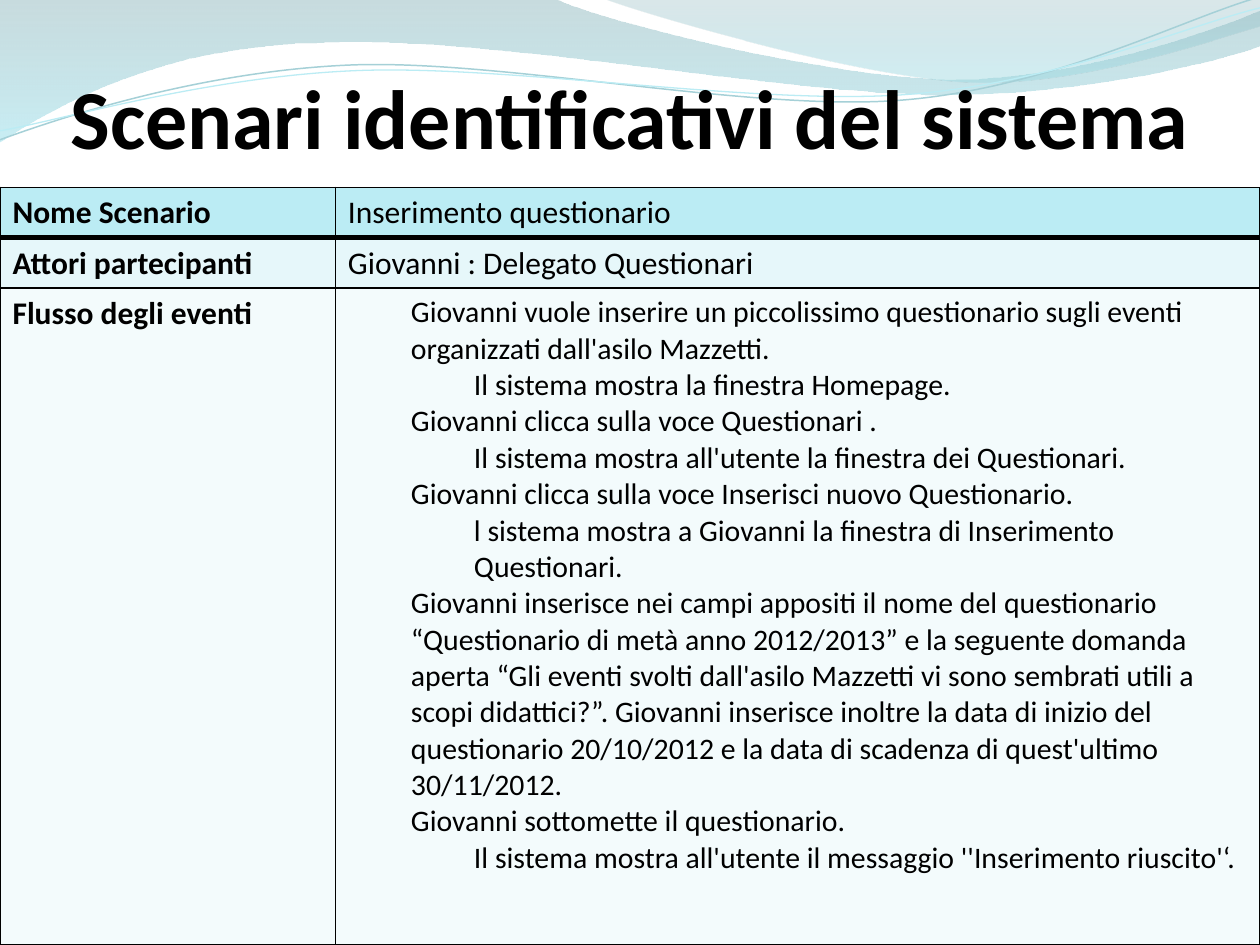
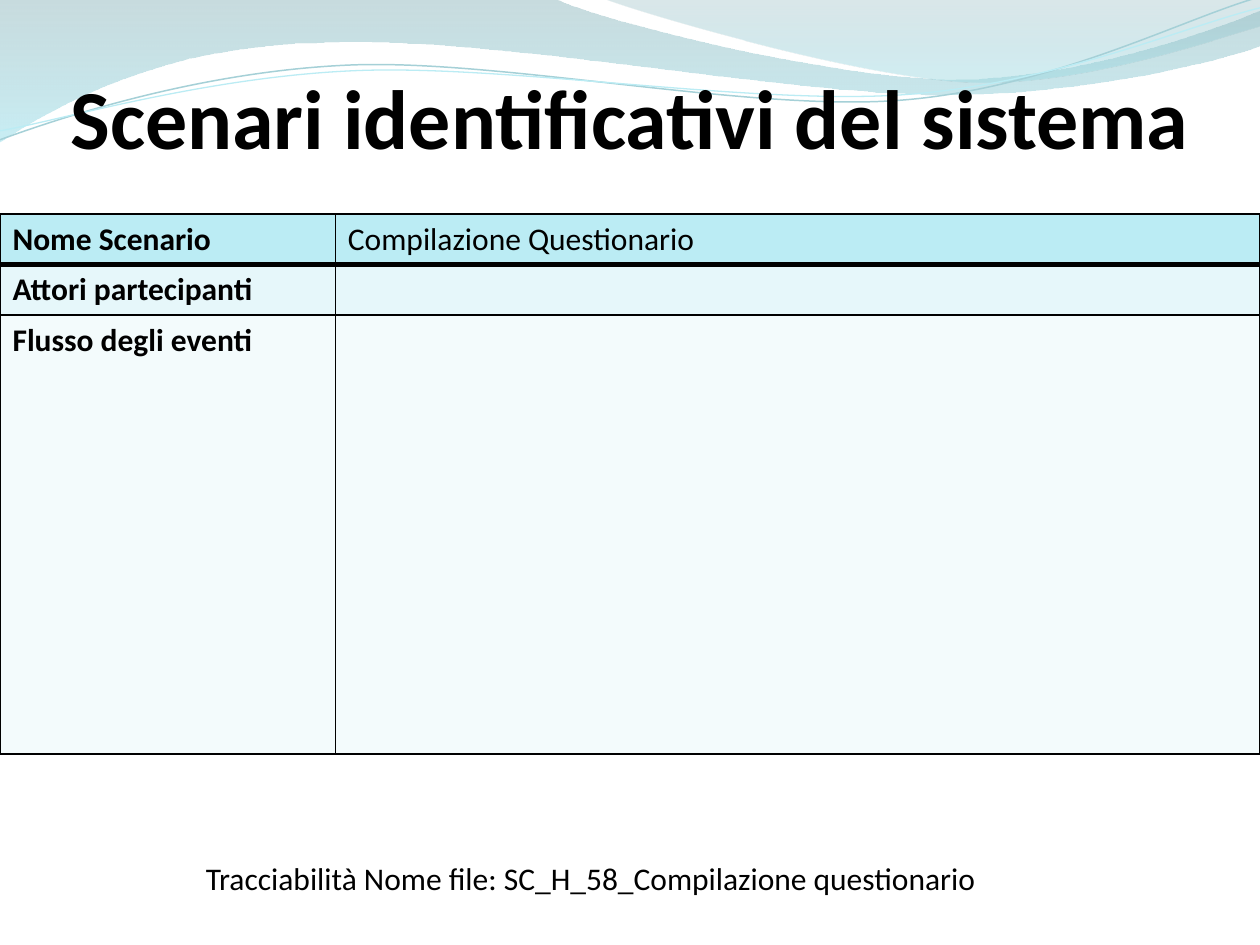
Before and after one commit to ammirate/at-silo, a slide deck: slide 4 of Presentazione/Atsilo3/Atsilo_H_PresentazioneFinale.pptx. Drawn at 1260x945 pixels with LibreOffice and Linux fonts; fonts in the diff are those of the drawing. Boxes give left, top, right and bottom in pixels: in the first picture for what was removed or moved away, otherwise in the second. Text is boxed around its words. In the diff, an @@ line names an element or a change of style, - is before the commit and + after.

```diff
--- a/Presentazione/Atsilo3/Atsilo_H_PresentazioneFinale.pptx
+++ b/Presentazione/Atsilo3/Atsilo_H_PresentazioneFinale.pptx
@@ table at box(0, 214, 1260, 755) @@
-row 1, column 2: Inserimento questionario
+row 1, column 2: Compilazione Questionario
-row 2, column 2: Giovanni : Delegato Questionari
+row 2, column 2: 
-row 3, column 2: Giovanni vuole inserire un piccolissimo questionario sugli eventi organizzati dall'asilo Mazzetti. / Il sistema mostra la finestra Homepage. / Giovanni clicca sulla voce Questionari . / Il sistema mostra all'utente la finestra dei Questionari. / Giovanni clicca sulla voce Inserisci nuovo Questionario. / l sistema mostra a Giovanni la finestra di Inserimento Questionari. / Giovanni inserisce nei campi appositi il nome del questionario “Questionario di metà anno 2012/2013” e la seguente domanda aperta “Gli eventi svolti dall'asilo Mazzetti vi sono sembrati utili a scopi didattici?”. Giovanni inserisce inoltre la data di inizio del questionario 20/10/2012 e la data di scadenza di quest'ultimo 30/11/2012. / Giovanni sottomette il questionario. / Il sistema mostra all'utente il messaggio ''Inserimento riuscito'‘.
+row 3, column 2: 
@@ table: place and size @@
-table at box(0, 188, 1260, 945)
+table at box(0, 214, 1260, 755)
@@ text added at box(206, 868, 975, 895), 18 pt, text #000000 @@
+Tracciabilità Nome file: SC_H_58_Compilazione questionario
```
Also in this commit, not shown: 13 other slides changed, 14 slides added, 16 slides removed, 10 other files.
